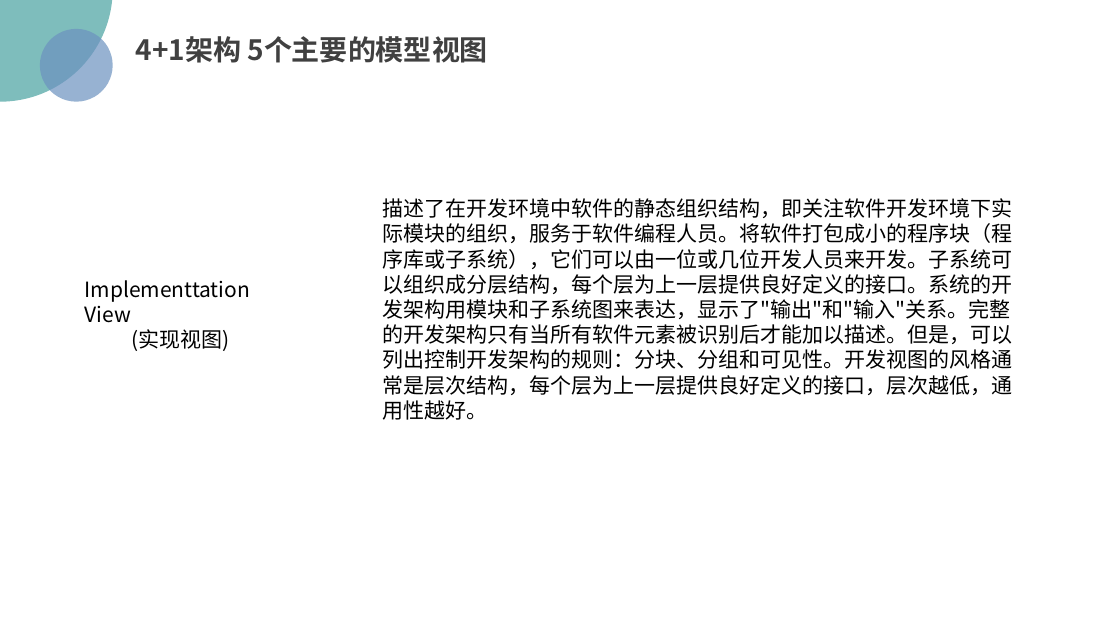
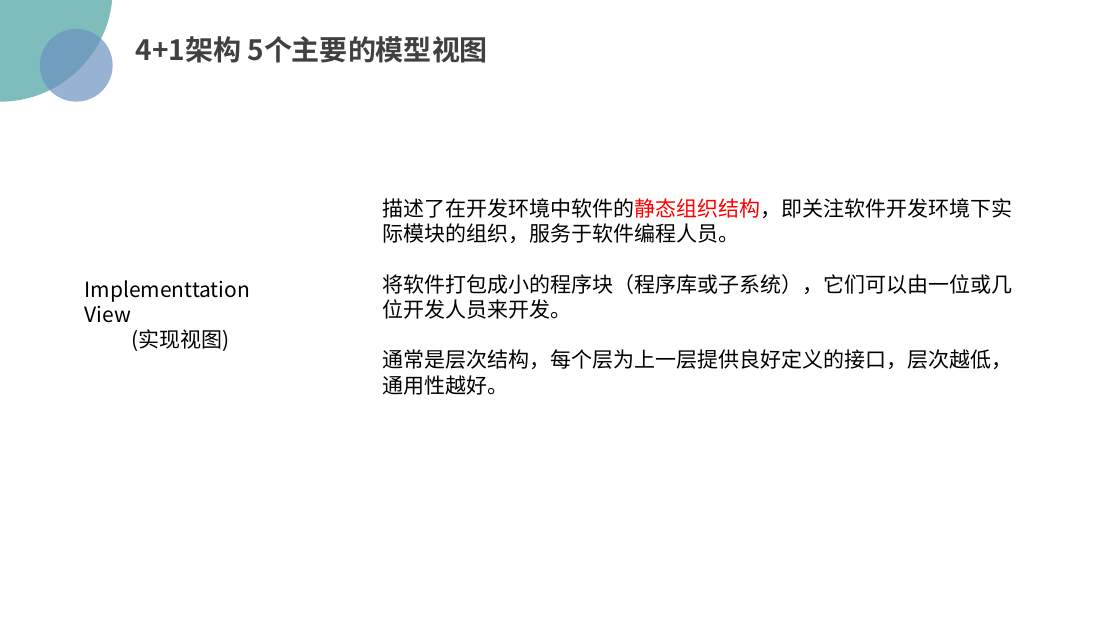
Before and after one commit to PRD2018/PRD2018-G15, a slide deck: slide 20 of 受控文档/02-其他任务/[PRD-15]UML概述.pptx. Drawn at 1120x630 pixels with LibreOffice and Linux fonts; fonts in the diff are those of the drawing; background and template pictures are left out. Boxes give left, top, right and bottom in pixels: in the first picture for what was removed or moved away, otherwise in the second. Text is boxed around its words. In the diff, an @@ line names an element or a change of style, - is before the commit and + after.

```diff
--- a/受控文档/02-其他任务/[PRD-15]UML概述.pptx
+++ b/受控文档/02-其他任务/[PRD-15]UML概述.pptx
@@ text at (x1=383, y1=198, x2=1013, y2=395): text changed @@
-描述了在开发环境中软件的静态组织结构，即关注软件开发环境下实际模块的组织，服务于软件编程人员。将软件打包成小的程序块（程序库或子系统），它们可以由一位或几位开发人员来开发。子系统可以组织成分层结构，每个层为上一层提供良好定义的接口。系统的开发架构用模块和子系统图来表达，显示了"输出"和"输入"关系。完整的开发架构只有当所有软件元素被识别后才能加以描述。但是，可以列出控制开发架构的规则：分块、分组和可见性。开发视图的风格通常是层次结构，每个层为上一层提供良好定义的接口，层次越低，通用性越好。
+描述了在开发环境中软件的静态组织结构，即关注软件开发环境下实际模块的组织，服务于软件编程人员。
+将软件打包成小的程序块（程序库或子系统），它们可以由一位或几位开发人员来开发。
+通常是层次结构，每个层为上一层提供良好定义的接口，层次越低，通用性越好。
```
Also in this commit, not shown: 20 other slides changed, 1 slide added, 1 slide removed, 2 other files.
